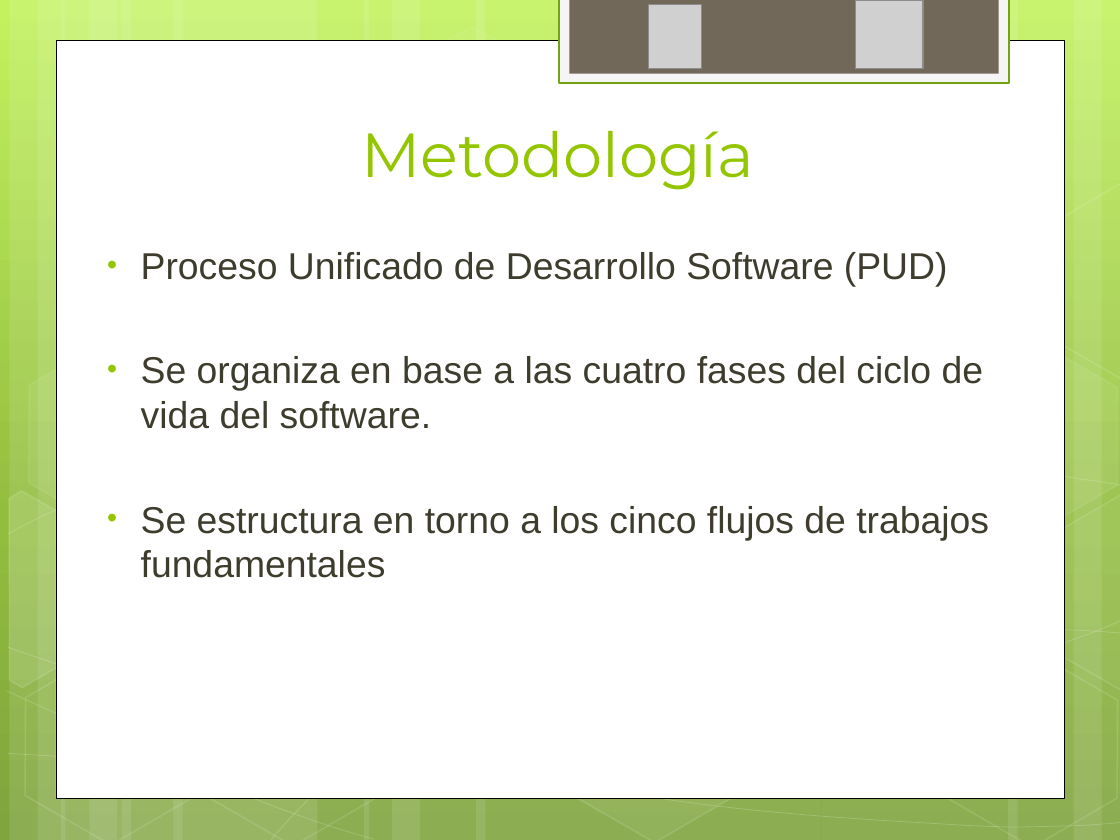
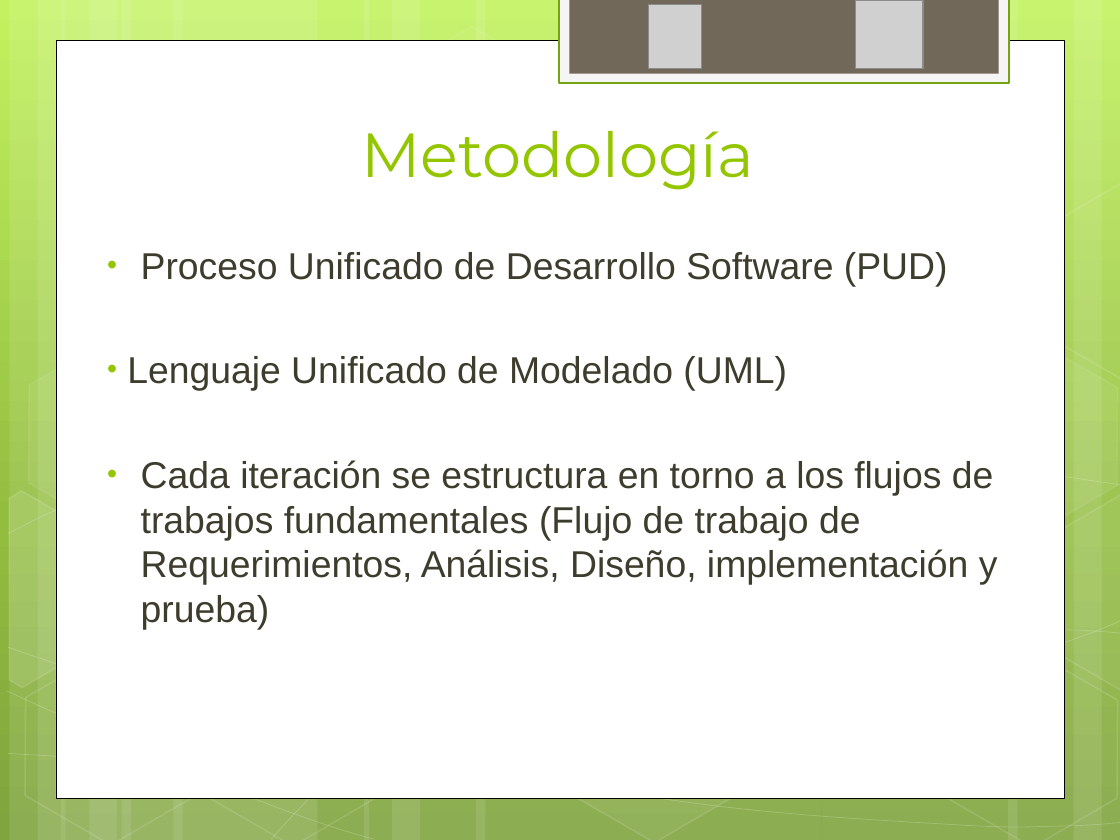
Before and after one commit to ptissera/habilitacion-profesional-2012-4k4, a slide deck: slide 7 of Documentacion/Proyecto/Presentacion Final/Exposicion Final.pptx. Drawn at 1120x840 pixels with LibreOffice and Linux fonts; fonts in the diff are those of the drawing; grey boxes stand for pictures. Boxes give left, top, right and bottom in pixels: in the first picture for what was removed or moved away, otherwise in the second. Text is boxed around its words. In the diff, an @@ line names an element or a change of style, - is before the commit and + after.

```diff
--- a/Documentacion/Proyecto/Presentacion Final/Exposicion Final.pptx
+++ b/Documentacion/Proyecto/Presentacion Final/Exposicion Final.pptx
@@ text at [127,356,998,630]: text changed @@
-• Se organiza en base a las cuatro fases del ciclo de vida del software.
-• Se estructura en torno a los cinco flujos de trabajos fundamentales
+• Lenguaje Unificado de Modelado (UML)
+• Cada iteración se estructura en torno a los flujos de trabajos fundamentales (Flujo de trabajo de Requerimientos, Análisis, Diseño, implementación y prueba)
```
Also in this commit, not shown: 7 other slides changed.
